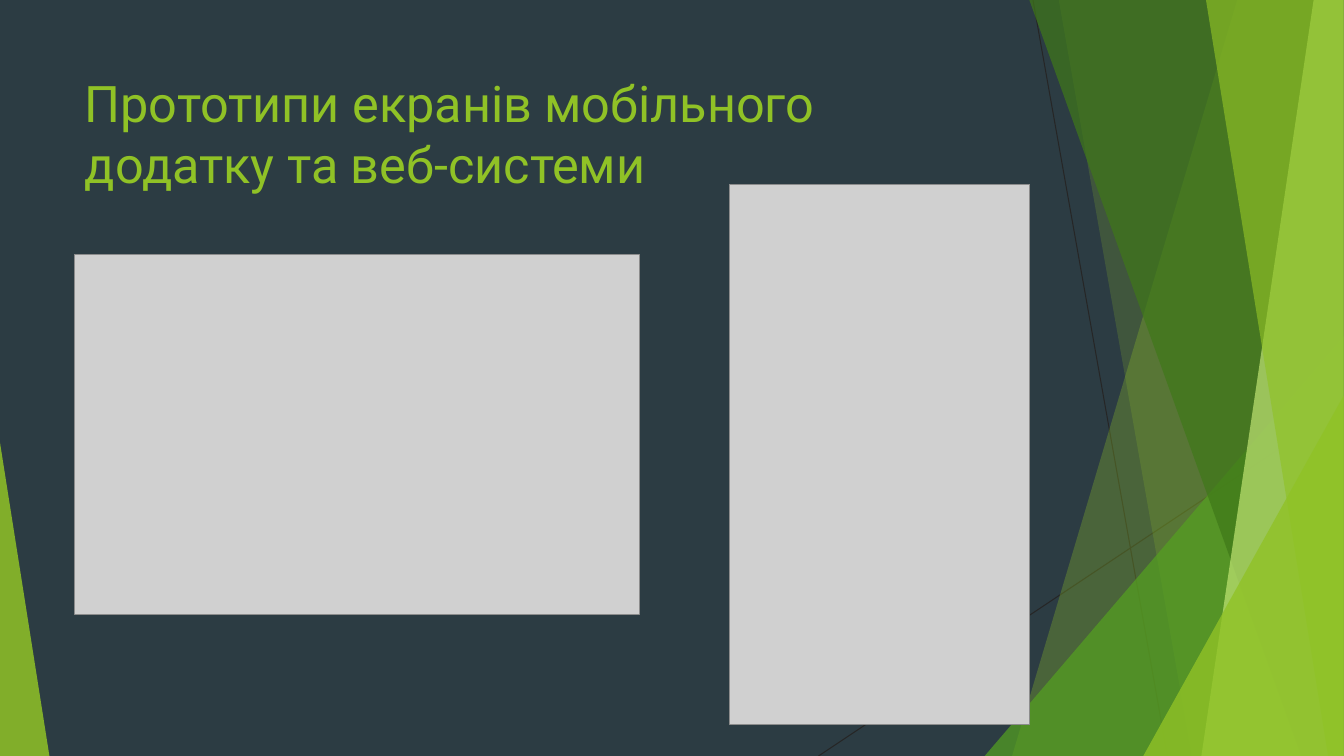
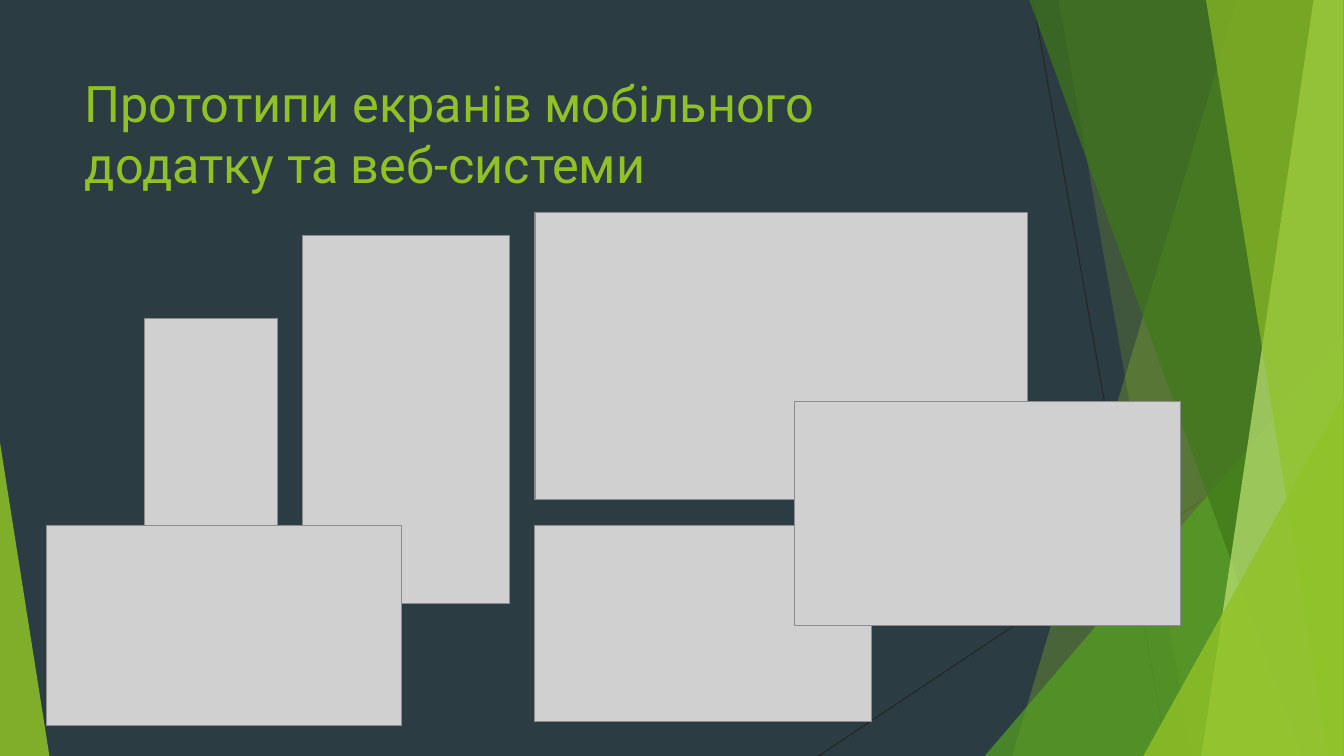
Before and after one commit to Denscorov/diplom, a slide deck: slide 8 of Doc/Мобільний додаток для тестування знань студентів з дисципліни.pptx. Drawn at 1344x756 pixels with LibreOffice and Linux fonts; fonts in the diff are those of the drawing; grey boxes stand for pictures. Boxes give left, top, right and bottom in pixels: in the first picture for what was removed or moved away, otherwise in the second. Text is boxed around its words. In the diff, an @@ line names an element or a change of style, - is before the commit and + after.

```diff
--- a/Doc/Мобільний додаток для тестування знань студентів з дисципліни.pptx
+++ b/Doc/Мобільний додаток для тестування знань студентів з дисципліни.pptx
@@ picture removed at (730,185,1030,725) @@
@@ picture added at (303,236,510,605) @@
@@ picture added at (535,213,1028,499) @@
@@ picture removed at (75,254,639,614) @@
@@ picture added at (144,319,277,557) @@
@@ picture added at (796,401,1182,625) @@
@@ picture added at (46,525,401,725) @@
@@ picture added at (534,525,872,722) @@
```
Also in this commit, not shown: 6 other slides changed, 9 other files.
